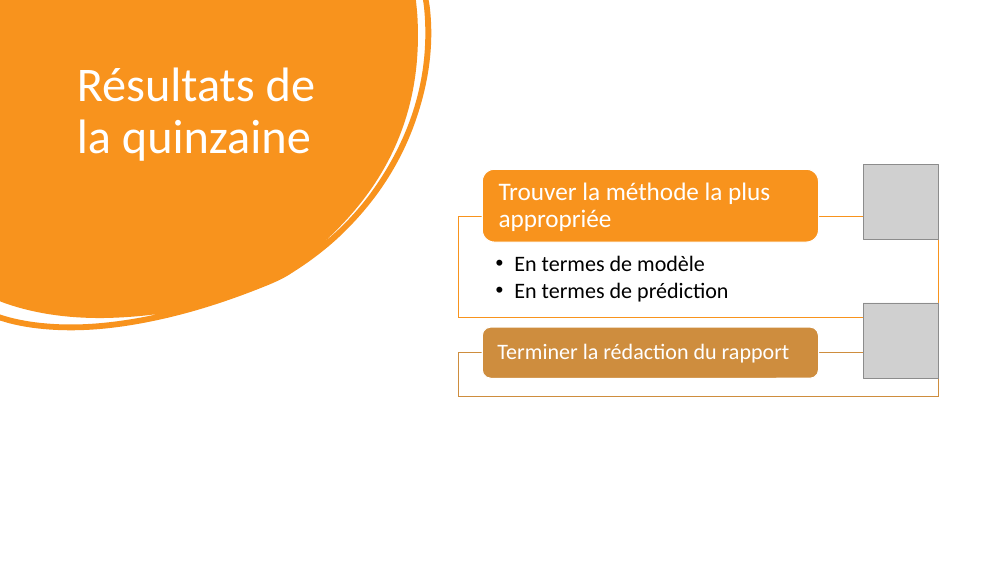
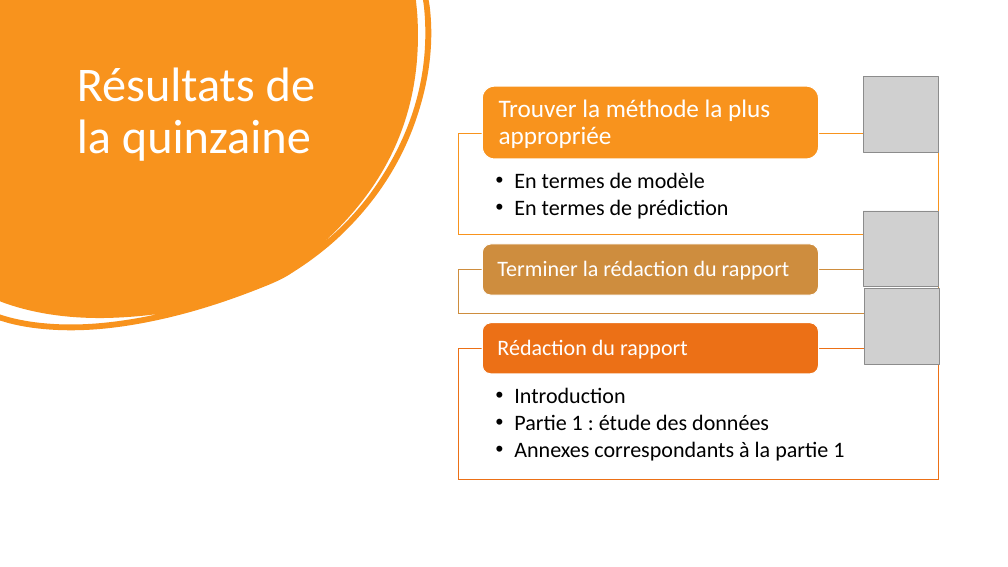
Before and after one commit to valentinecroibien/AccidentsRoutiers, a slide deck: slide 8 of Review4.pptx. Drawn at 1008x567 pixels with LibreOffice and Linux fonts; fonts in the diff are those of the drawing; grey boxes stand for pictures. Boxes give left, top, right and bottom in pixels: in the first picture for what was removed or moved away, otherwise in the second. Text is boxed around its words. In the diff, an @@ line names an element or a change of style, - is before the commit and + after.

```diff
--- a/Review4.pptx
+++ b/Review4.pptx
@@ picture: place and size @@
-picture at [864,303,939,379]
+picture at [864,211,939,287]
@@ 3 texts, 2 rectangles, 1 picture, 1 rounded rectangle: place and size @@
-3 texts, 2 rectangles, 1 picture, 1 rounded rectangle at [458,164,939,397]
+3 texts, 2 rectangles, 1 picture, 1 rounded rectangle at [458,77,939,314]
@@ picture added at [864,289,940,364] @@
@@ rounded rectangle: place and size @@
-rounded rectangle at [482,327,819,379]
+rounded rectangle at [482,323,819,374]
@@ rounded rectangle at [482,323,819,374]: fill #CE8D3E to #EC7016 @@
@@ group added at [458,244,939,480]: 2 texts, 1 rounded rectangle, 1 rectangle @@
+  • Introduction
+  • Partie 1 : étude des données
+  • Annexes correspondants à la partie 1
+Rédaction du rapport
```
Also in this commit, not shown: 4 other slides changed, 1 other file.
